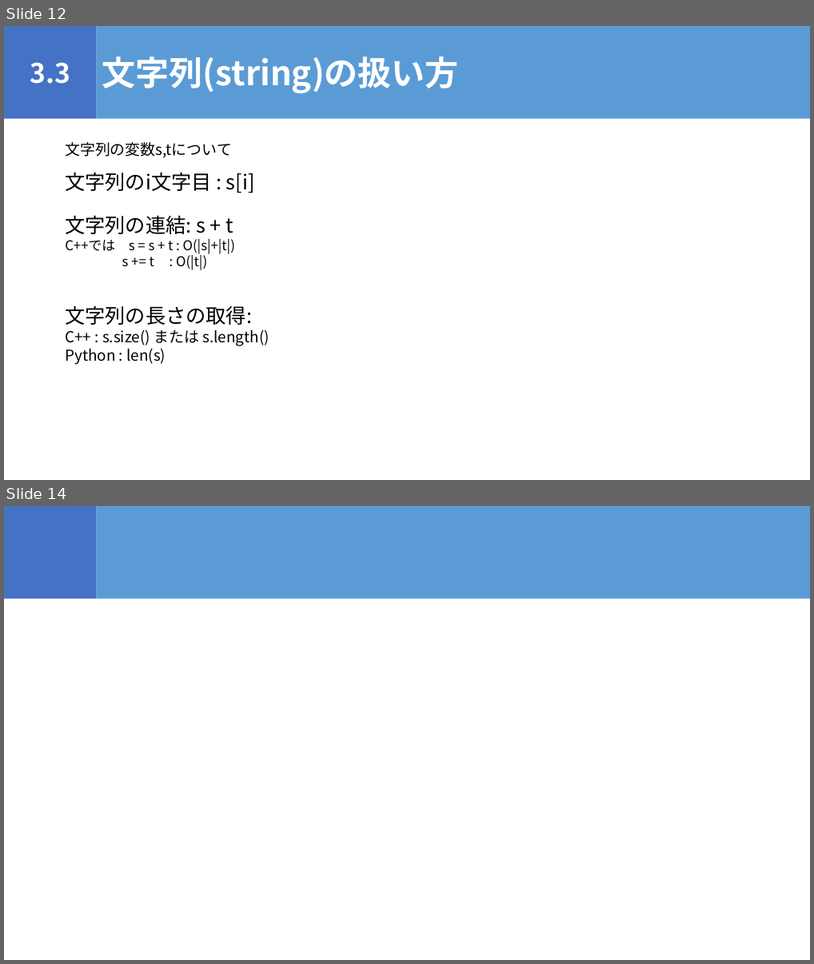
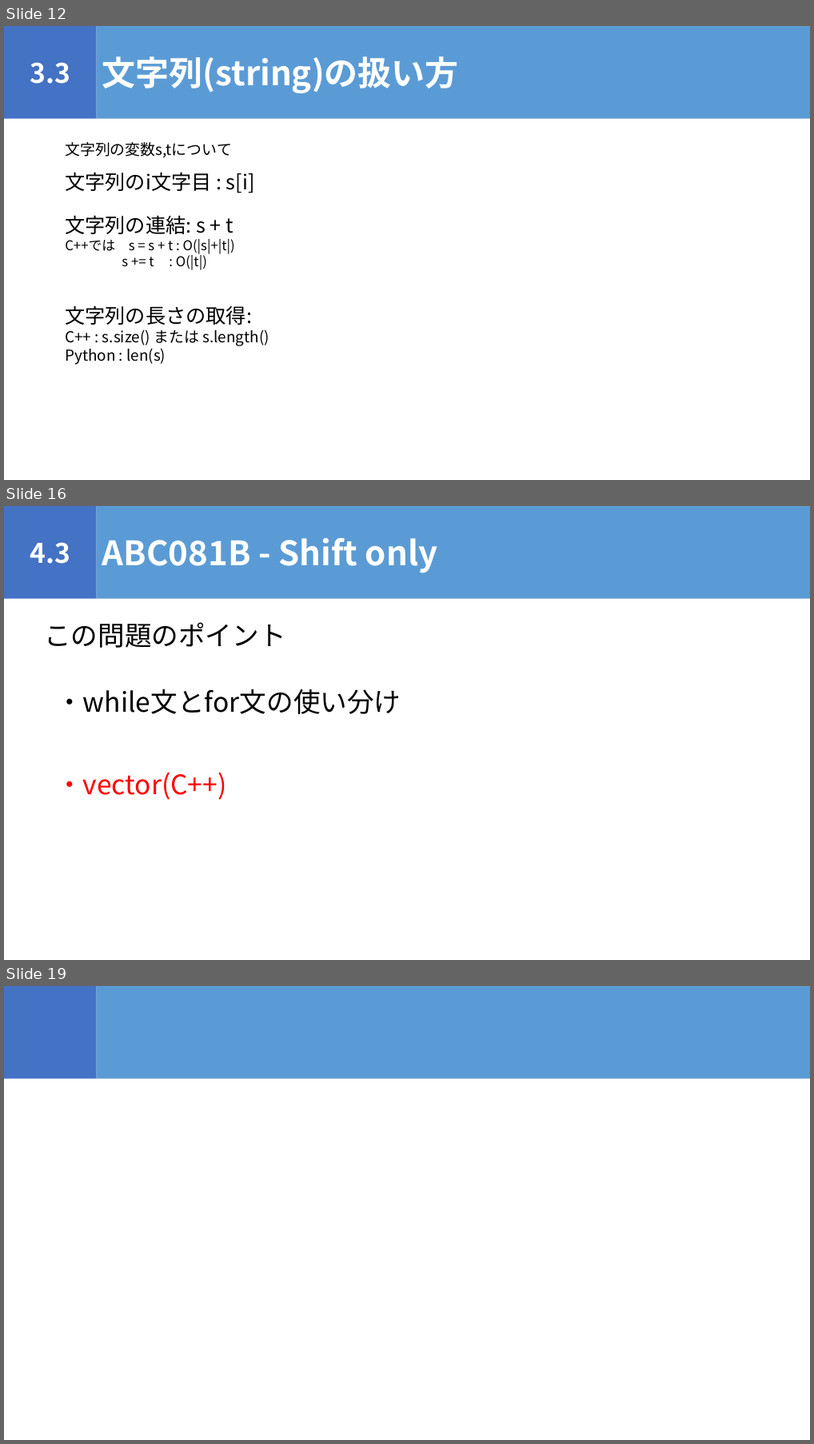
Before and after one commit to igeeeeee/triC_AtCoder_Beginners_Selection, a slide deck: ABS_勉強会.pptx. Shown one above the other, each under a label of ours: slides 12 and 14 before the commit, slides 12, 16 and 19 after it; the slides between them are not shown. The pictures are 814x964 and 814x1444 pixels, drawn with LibreOffice and Linux fonts; fonts in the diff are those of the drawing. Boxes give left, top, right and bottom in pixels: in the first picture for what was removed or moved away, otherwise in the second. Text is boxed around its words. In the diff, an @@ line names an element or a change of style, - is before the commit and + after.

```diff
--- a/ABS_勉強会.pptx
+++ b/ABS_勉強会.pptx
@@ slide 16 added at (4,506,810,960), background #FFFFFF @@
@@ rectangle added at (4,506,97,599), fill #4472C4, 32 pt, text #FFFFFF, bold @@
+4.3
@@ rectangle added at (97,506,810,599), fill #5B9BD5, 40 pt, text #FFFFFF, bold @@
+ABC081B - Shift only
@@ text added at (44,622,286,648), 32 pt, text #000000 @@
+この問題のポイント
@@ text added at (56,688,401,714), 32 pt, text #000000 @@
+・while文とfor文の使い分け
@@ text added at (56,772,226,800), 32 pt, text #FF0000 @@
+・vector(C++)
@@ what was slide 14 is now slide 19 @@
```
Also in this commit, not shown: 3 slides changed, 4 other slides added, 1 slide removed, 4 other files.
